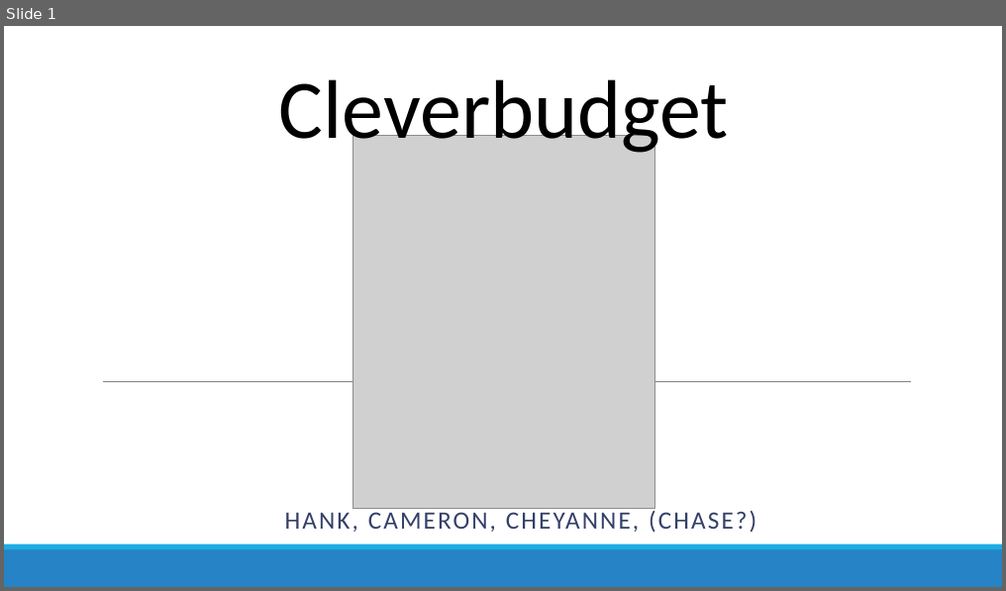
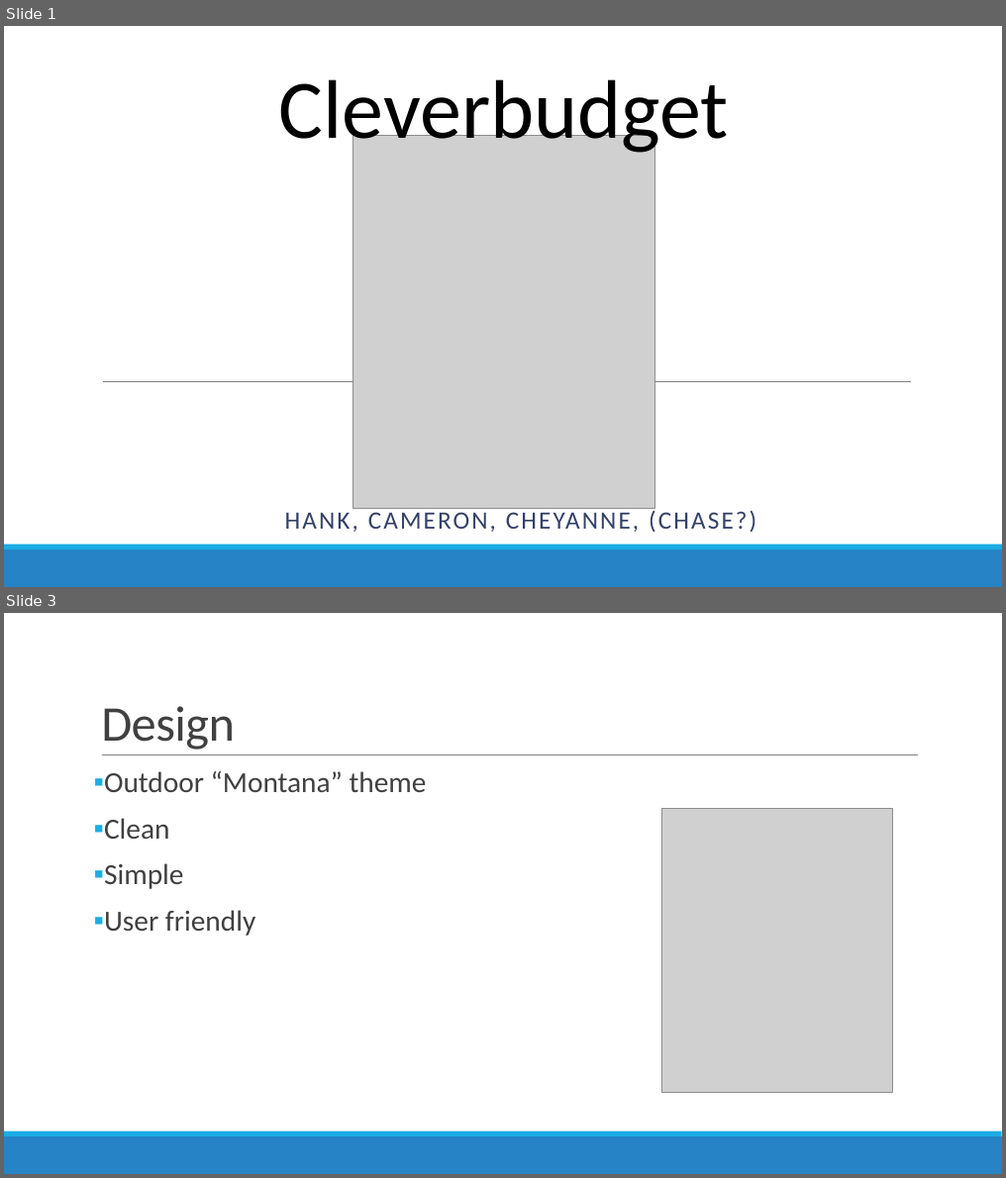
Before and after one commit to CEFSTUDIO/Clever323, a slide deck: Presentations/FinalPresentation.pptx. Shown one above the other, each under a label of ours: slide 1 before the commit, slides 1 and 3 after it; the slides between them are not shown. The pictures are 1006x591 and 1006x1178 pixels, drawn with LibreOffice and Linux fonts; fonts in the diff are those of the drawing; grey boxes stand for pictures. Boxes give left, top, right and bottom in pixels: in the first picture for what was removed or moved away, otherwise in the second. Text is boxed around its words. In the diff, an @@ line names an element or a change of style, - is before the commit and + after.

Commit message:
presentation

```diff
--- a/Presentations/FinalPresentation.pptx
+++ b/Presentations/FinalPresentation.pptx
@@ slide 3 added at (4, 613, 1002, 1174), background #FFFFFF; not listed: 2 template elements that a slide beside it also shows @@
@@ title added at (101, 706, 235, 750), 48 pt, text #404040 @@
+Design
@@ line added from (102, 756) to (918, 756), #808080 0.5 pt @@
@@ text added at (104, 771, 427, 936), 28 pt, text #404040 @@
+▪ Outdoor “Montana” theme
+▪ Clean
+▪ Simple
+▪ User friendly
@@ picture added at (662, 809, 892, 1093) @@
```
Also in this commit, not shown: 1 slide changed, 2 slides removed.
